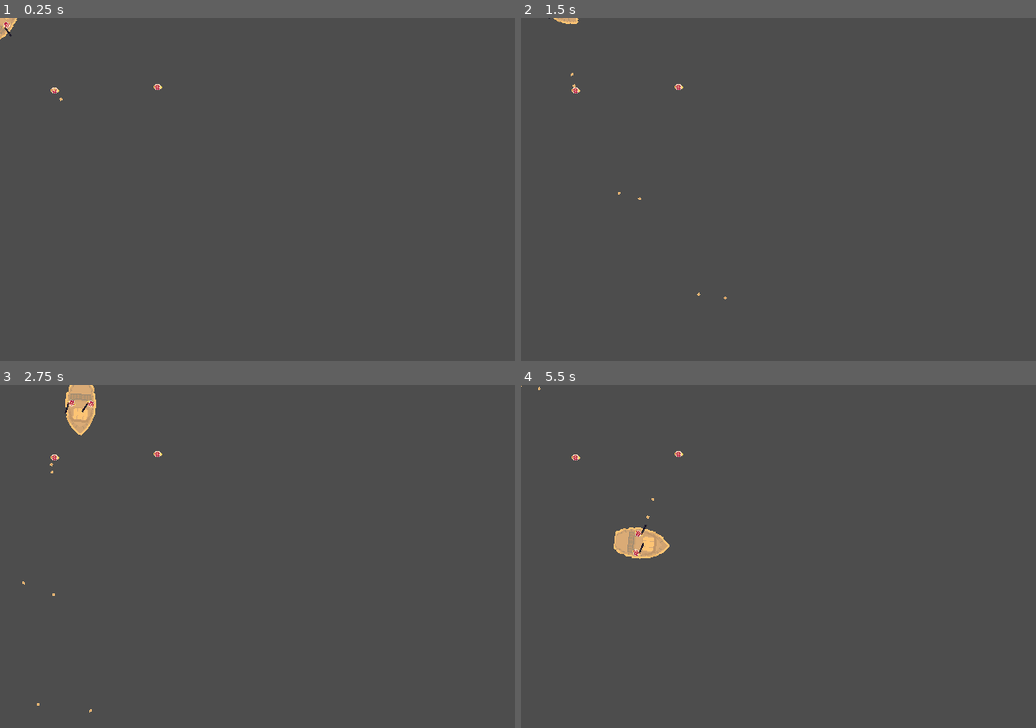
Above: before the commit, frames 1-4 (two rows, left to right).
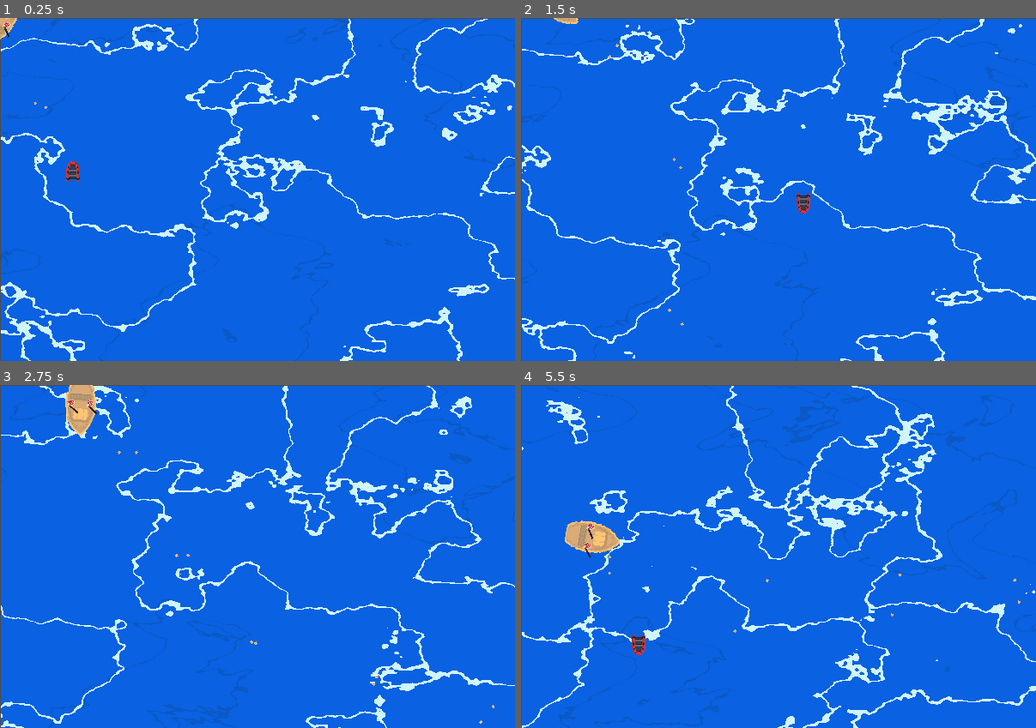
Above: after the commit, the same moments.

Repository: andr462c/Pirates
Game: Godot game, scene res://frank_test_scene.tscn
The game is run twice, just before and just after one commit, with the same random seed, the same clock (stepped at 60 frames per second) and the same inputs. The project has no main scene, so this scene is started directly.
Inputs:
- Up to frame 1 (0.25 s): no input
- Up to frame 2 (1.5 s): hold Right (ui_right) 0.53-1.28 s; tap Space (key_jump) at 0.77 s; hold Down (ui_down) from 1.28 s (still down)
- Up to frame 3 (2.75 s): tap Space (key_jump) at 1.52 s; release Down (ui_down) at 2.03 s; hold Right (ui_right) from 2.03 s (still down)
- Up to frame 4 (5.5 s): release Right (ui_right) at 2.78 s; hold Up (ui_up) 2.78-3.53 s; tap Space (key_jump) at 3.02, 3.77, 4.52 s; hold Left (ui_left) 3.53-5.03 s; hold Down (ui_down) from 5.03 s (still down)

The runs differ from the first frame. In frame 1, 99% of the frame differs, in the area x 0-100%, y 0-100%; in frame 2, 100%; in frame 3, 99%; in frame 4, 100%.

Commit message:
Damage taken

Diff:
--- a/frank_test_scene.tscn
+++ b/frank_test_scene.tscn
@@ -1,17 +1,19 @@
-[gd_scene load_steps=3 format=3 uid="uid://wxacjipmxvjg"]
+[gd_scene load_steps=4 format=3 uid="uid://wxacjipmxvjg"]
 
-[ext_resource type="PackedScene" uid="uid://dv73jsbokbm6n" path="res://objects/people/pirate.tscn" id="1_2fk2q"]
+[ext_resource type="PackedScene" uid="uid://b7y3wycwnie7d" path="res://objects/playerboat.tscn" id="1_bi0e7"]
 [ext_resource type="PackedScene" uid="uid://c2ci8t6m6d6ne" path="res://objects/enemies/fishing_boat.tscn" id="2_03v2g"]
+[ext_resource type="PackedScene" uid="uid://c80ewlusa1n44" path="res://objects/background.tscn" id="3_x6und"]
 
 [node name="FrankTestScene" type="Node2D"]
 position = Vector2(1, 1)
 
 [node name="Players" type="Node2D" parent="."]
 
-[node name="Pirate" parent="Players" instance=ExtResource("1_2fk2q")]
-position = Vector2(183, 79)
-
-[node name="Pirate2" parent="Players" instance=ExtResource("1_2fk2q")]
-position = Vector2(63, 83)
+[node name="Playerboat" parent="Players" instance=ExtResource("1_bi0e7")]
+position = Vector2(84, 178)
 
 [node name="FishingBoat" parent="." instance=ExtResource("2_03v2g")]
+
+[node name="Background" parent="." instance=ExtResource("3_x6und")]
+z_index = -10
+z_as_relative = false
--- a/objects/background.gdshader
+++ b/objects/background.gdshader
@@ -4,7 +4,7 @@
 uniform float height = 0.4;
 uniform float tide = 0.04;
 uniform float foamthickness = 0.03;
-uniform float timescale = 4;
+uniform float timescale = 2;
 uniform float waterdeep = 0.3;
 uniform vec4 WATER_COL =  vec4(0.04, 0.38, 0.88, 1.0);
 uniform vec4 WATER2_COL =  vec4(0.04, 0.35, 0.78, 1.0);
--- a/objects/background.tscn
+++ b/objects/background.tscn
@@ -5,11 +5,11 @@
 [sub_resource type="ShaderMaterial" id="ShaderMaterial_23iq5"]
 shader = ExtResource("1_rhh8a")
 shader_parameter/OCTAVE = 6
-shader_parameter/mulscale = 5.0
+shader_parameter/mulscale = 4.0
 shader_parameter/height = 0.4
-shader_parameter/tide = 0.04
-shader_parameter/foamthickness = 0.03
-shader_parameter/timescale = 4.0
+shader_parameter/tide = 0.03
+shader_parameter/foamthickness = 0.015
+shader_parameter/timescale = 1.0
 shader_parameter/waterdeep = 0.3
 shader_parameter/WATER_COL = Vector4(0.04, 0.38, 0.88, 1)
 shader_parameter/WATER2_COL = Vector4(0.04, 0.35, 0.78, 1)
--- a/objects/bullets/normal_bullet.gd
+++ b/objects/bullets/normal_bullet.gd
@@ -4,13 +4,15 @@
 var deathtimer
 var direction: Vector2
 var sprite: Sprite2D
+var damage
 
 
-func init(_position: Vector2, _speed: float, _direction: Vector2, dont_collide_with: Array):
+func init(_position: Vector2, _speed: float, _direction: Vector2, dont_collide_with: Array, _damage: float):
 	position = _position
 	speed =	 _speed
 	direction = _direction
 	sprite = $Sprite2D
+	damage = _damage
 	for node in dont_collide_with:
 		if node is PhysicsBody2D:
 			add_collision_exception_with(node)
@@ -22,9 +24,9 @@
 
 
 func _on_body_entered(body):
-	# body.apply_impulse(direction*400, global_position)
-	# queue_free()
-	pass
+	if body.has_method("take_damage"):
+		body.take_damage(damage)
+	queue_free()
 
 
 
--- a/objects/enemies/fishing_boat.gd
+++ b/objects/enemies/fishing_boat.gd
@@ -2,6 +2,7 @@
 
 @onready var enemy_movement = $RigidBody2D/EnemyMovement
 @onready var rigid_body = $RigidBody2D
+@export var health = 100
 
 # Called when the node enters the scene tree for the first time.
 func _ready() -> void:
@@ -12,3 +13,9 @@
 # Called every frame. 'delta' is the elapsed time since the previous frame.
 func _physics_process(delta: float) -> void:
 	enemy_movement.apply_movement(delta, rigid_body)
+
+
+func take_damage(damage: float):
+	health -= damage
+	if health <= 0:
+		queue_free()
--- a/objects/people/fisherman.gd
+++ b/objects/people/fisherman.gd
@@ -18,6 +18,8 @@
 		if nearest_pirate == null or dist < nearest_dist:
 			nearest_dist = dist
 			nearest_pirate = pirate
+	if nearest_pirate == null:
+		return
 	var direction = (nearest_pirate.global_position - global_position).normalized()
 	global_rotation = atan2(direction.x, -direction.y)
 
--- a/objects/playerboat.gd
+++ b/objects/playerboat.gd
@@ -15,13 +15,14 @@
 var z_speed = 0
 var colshape: CollisionShape2D
 var weapons = []
+@export var health = 100
 
 # Called when the node enters the scene tree for the first time.
 func _ready():
 	sprite = $Sprite2D
 	colshape = $CollisionShape2D
 	gravity_scale = 0
-	#weapons.append($Ak47)
+	weapons.append($Ak47)
 	#weapons.append($Shotgun)
 	#	weapons.append($Rpg)
 
@@ -41,6 +42,7 @@
 	target_shoot_direction = Input.get_vector("key_shoot_left", "key_shoot_right", "key_shoot_up", "key_shoot_down")
 	if target_shoot_direction.length() > 0.1:
 		shoot_direction = target_shoot_direction.normalized()
+	var should_shoot = target_shoot_direction.length() > 0
 
 
 	if linear_velocity.length() > 0.1:  # Avoid rotating if the object is nearly stationary
@@ -75,11 +77,17 @@
 			colshape.disabled = false
 		sprite.scale = Vector2(1+z,1+z)
 
-	if Input.is_action_pressed("key_shoot"):
+	if should_shoot:
 		shoot()
 
-
+#
 func shoot():
 	for weapon in weapons:
 		weapon.update_stats(self)
 		weapon.shoot()
+
+func take_damage(damage: float):
+	health -= damage
+	print("health: ", health)
+	if health <= 0:
+		queue_free()
--- a/objects/playerboat.tscn
+++ b/objects/playerboat.tscn
@@ -1,7 +1,8 @@
-[gd_scene load_steps=4 format=3 uid="uid://b7y3wycwnie7d"]
+[gd_scene load_steps=5 format=3 uid="uid://b7y3wycwnie7d"]
 
 [ext_resource type="Script" path="res://objects/playerboat.gd" id="1_nphoy"]
 [ext_resource type="Texture2D" uid="uid://d4ixbobcprqbj" path="res://assets/boat/rubberboat.png" id="2_0x2yp"]
+[ext_resource type="PackedScene" uid="uid://c75bvt1bu8dpu" path="res://objects/weapons/ak47.tscn" id="3_aoqy5"]
 
 [sub_resource type="CircleShape2D" id="CircleShape2D_qgfhq"]
 radius = 8.51469
@@ -17,3 +18,5 @@
 
 [node name="Sprite2D" type="Sprite2D" parent="."]
 texture = ExtResource("2_0x2yp")
+
+[node name="Ak47" parent="." instance=ExtResource("3_aoqy5")]
--- a/objects/weapons/ak47.tscn
+++ b/objects/weapons/ak47.tscn
@@ -4,6 +4,7 @@
 
 [node name="Ak47" type="Node2D"]
 script = ExtResource("1_jvytg")
+damage = 3
 
 [node name="Reload" type="Timer" parent="."]
 wait_time = 0.3
--- a/objects/weapons/ak_47.gd
+++ b/objects/weapons/ak_47.gd
@@ -4,6 +4,7 @@
 @export var speed = 5000
 var reload_timer: Timer
 var can_shoot = true
+@export var damage = 10
 
 # Called when the node enters the scene tree for the first time.
 func _ready():
@@ -35,7 +36,7 @@
 		return
 	can_shoot=false
 	var bullet = bullet_scene.instantiate()
-	bullet.init(global_position, speed, shoot_direction, get_parents())
+	bullet.init(global_position, speed, shoot_direction, get_parents(), damage)
 	get_tree().root.add_child(bullet)
 	reload_timer.start()
 
--- a/objects/weapons/rpg.gd
+++ b/objects/weapons/rpg.gd
@@ -4,6 +4,7 @@
 @export var speed = 1000
 var reload_timer: Timer
 var can_shoot = true
+@export var damage = 20
 
 # Called when the node enters the scene tree for the first time.
 func _ready():
@@ -26,7 +27,7 @@
 		return
 	can_shoot=false
 	var bullet = bullet_scene.instantiate()
-	bullet.init(global_position, speed, shoot_direction, [get_parent()])
+	bullet.init(global_position, speed, shoot_direction, [get_parent()], damage)
 	get_tree().root.add_child(bullet)
 	reload_timer.start()
 
--- a/objects/weapons/shotgun.gd
+++ b/objects/weapons/shotgun.gd
@@ -9,6 +9,7 @@
 var reload_timer: Timer
 var can_shoot = true
 var kill_time = 0.5
+@export var damage = 20
 
 # Called when the node enters the scene tree for the first time.
 func _ready():
@@ -36,7 +37,7 @@
 	for i in number_of_bullets:
 		var real_direction = shoot_direction.rotated(offset)
 		var bullet = bullet_scene.instantiate()
-		bullet.init(global_position, speed, real_direction, get_parent())
+		bullet.init(global_position, speed, real_direction, [get_parent()], damage)
 		var kill_timer = bullet.get_node("killtimer") as Timer
 		kill_timer.wait_time = kill_time
 		get_tree().root.add_child(bullet)
